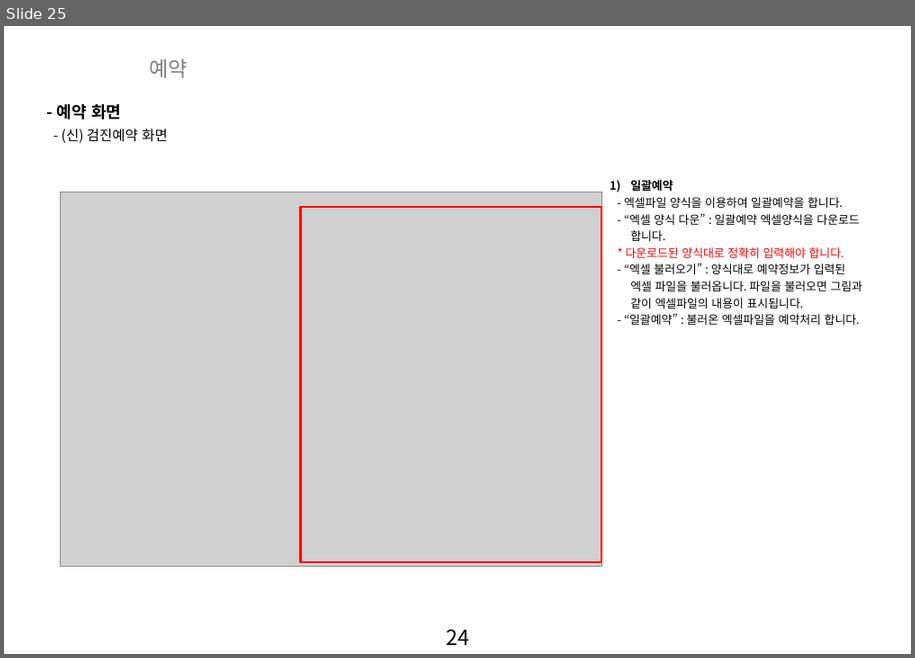
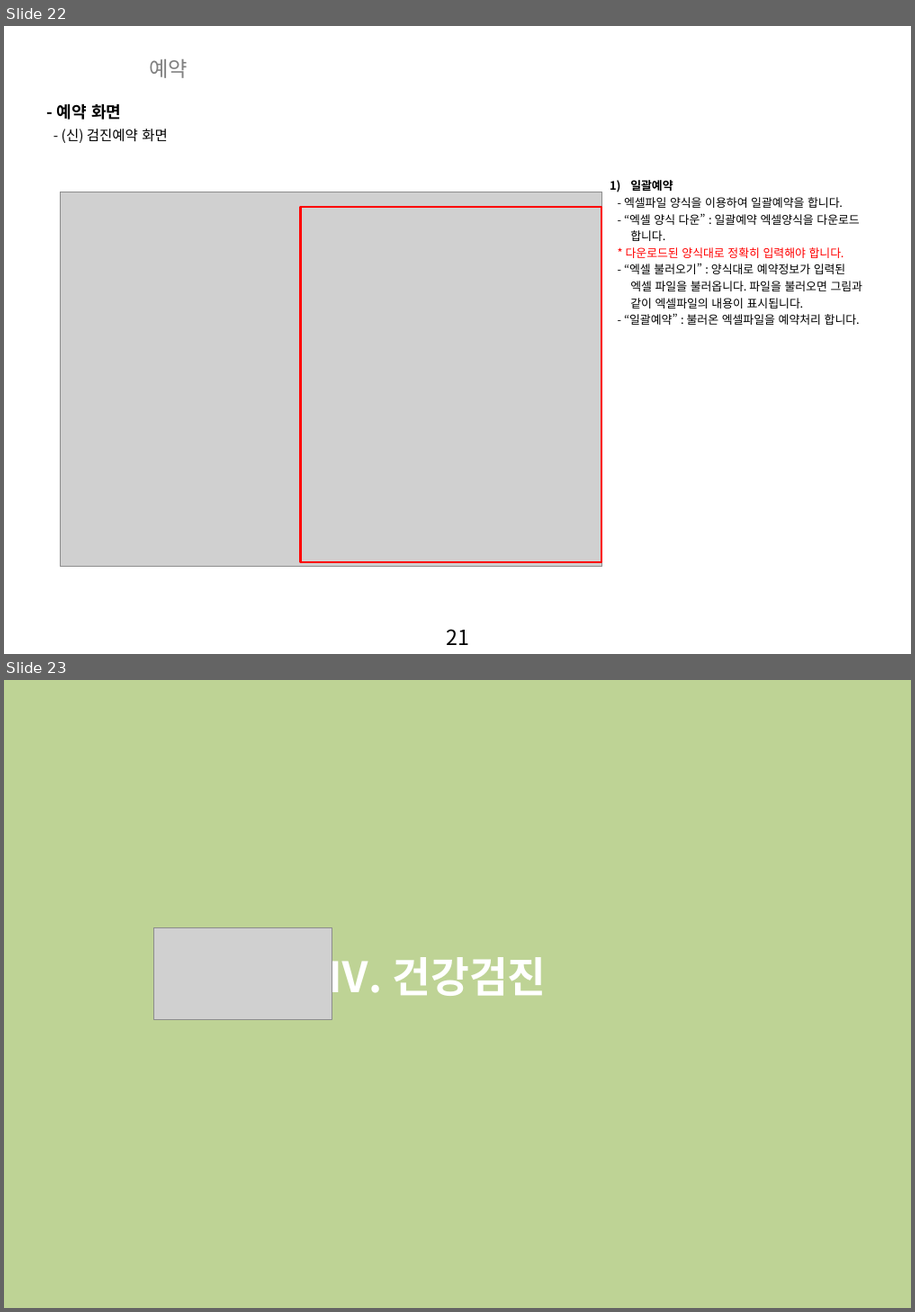
Before and after one commit to zooxop/ailiss_manual, a slide deck: manual/앨리스_매뉴얼_작업중.pptx. Shown one above the other, each under a label of ours: slide 25 before the commit, slides 22 and 23 after it. The pictures are 915x658 and 915x1312 pixels, drawn with LibreOffice and Linux fonts; fonts in the diff are those of the drawing; grey boxes stand for pictures; background and template pictures are left out; a plain dark background stands for a picture behind light text. Boxes give left, top, right and bottom in pixels: in the first picture for what was removed or moved away, otherwise in the second. Text is boxed around its words. In the diff, an @@ line names an element or a change of style, - is before the commit and + after.

```diff
--- a/manual/앨리스_매뉴얼_작업중.pptx
+++ b/manual/앨리스_매뉴얼_작업중.pptx
@@ slide 23 added at [4,680,911,1308], background picture (left out); not listed: 1 template element that a slide beside it also shows @@
@@ rectangle added at [4,680,911,1308], fill #BED395 @@
@@ picture added at [154,928,332,1019] @@
@@ text added at [327,949,546,1002], 36 pt, text #FFFFFF, bold @@
+Ⅳ. 건강검진
@@ what was slide 25 is now slide 22 @@
@@ page number at [446,629,469,645]: text changed @@
-24
+21
```
Also in this commit, not shown: 3 slides changed, 3 other slides added.
